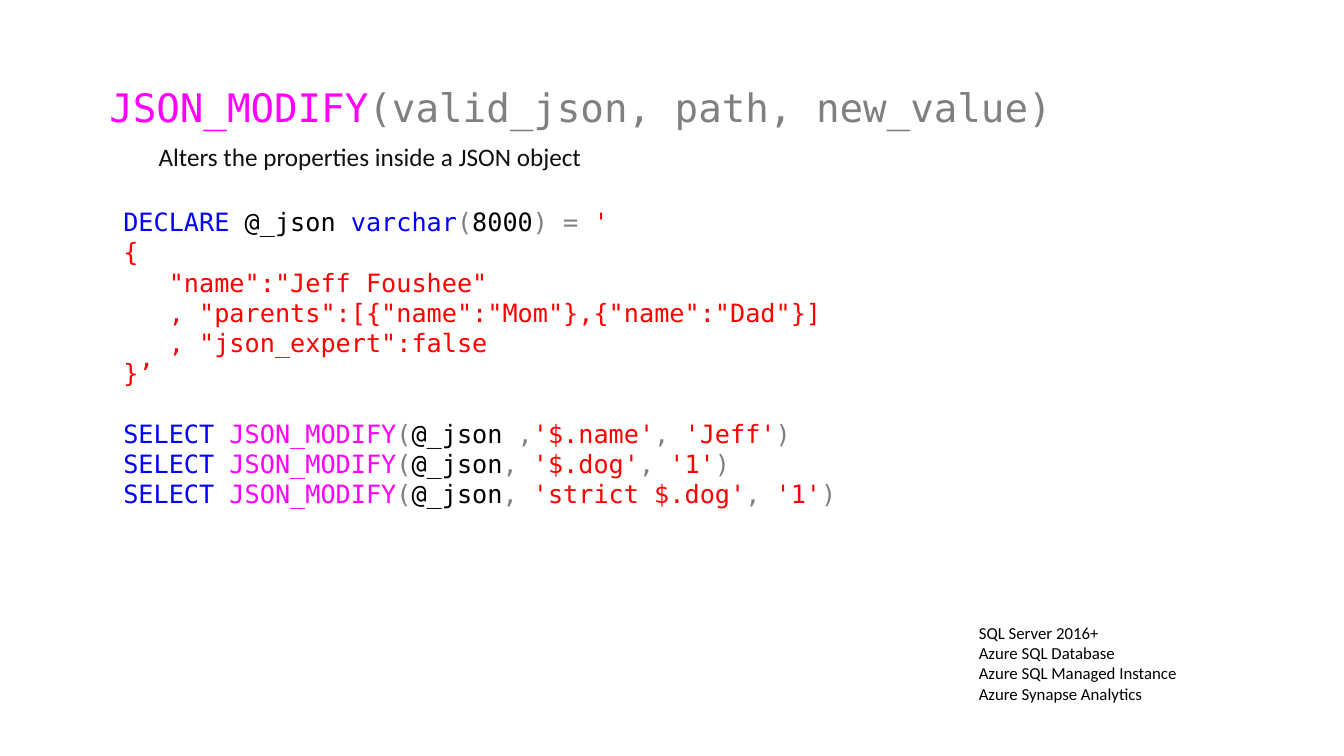
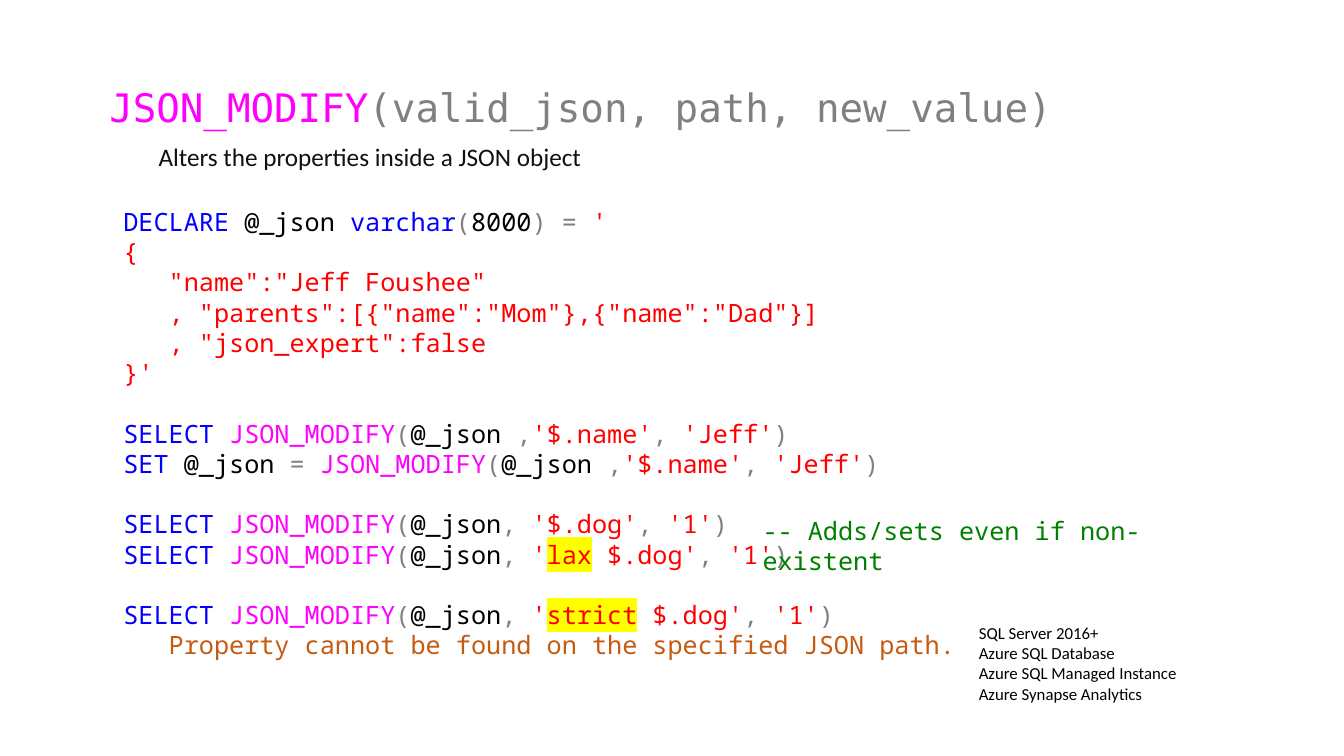
Before and after one commit to jbfoushee/MyPresentations, a slide deck: slide 56 of TSQL_JSON_Operators/TSQL_JSON_Operators.pptx (slide 14 before the commit). Drawn at 1344x756 pixels with LibreOffice and Linux fonts; fonts in the diff are those of the drawing. Boxes give left, top, right and bottom in pixels: in the first picture for what was removed or moved away, otherwise in the second. Text is boxed around its words. In the diff, an @@ line names an element or a change of style, - is before the commit and + after.

```diff
--- a/TSQL_JSON_Operators/TSQL_JSON_Operators.pptx
+++ b/TSQL_JSON_Operators/TSQL_JSON_Operators.pptx
@@ text at (x1=123, y1=212, x2=955, y2=660): text changed; font DejaVu Sans Mono to Noto Sans Mono @@
-}’
+}'
@@ text at (x1=123, y1=212, x2=833, y2=631): font DejaVu Sans Mono to Noto Sans Mono in "DECLARE @_json varchar(8000) = '", "{", ""name":"Jeff Foushee"", ", "parents":[{"name":"Mom"},{"name":"Dad"}]" and 4 more places; highlight none to #FFFF00 in "'strict" @@
@@ text at (x1=123, y1=453, x2=879, y2=479): paragraph added @@
+SET @_json = JSON_MODIFY(@_json ,'$.name', 'Jeff')
@@ text added at (x1=763, y1=520, x2=1140, y2=571), 18 pt, text #008000 @@
+-- Adds/sets even if non-existent
@@ text at (x1=123, y1=540, x2=788, y2=570): paragraph added @@
+SELECT JSON_MODIFY(@_json, 'lax $.dog', '1')
@@ text at (x1=169, y1=631, x2=955, y2=660): paragraph added @@
+Property cannot be found on the specified JSON path.
```
Also in this commit, not shown: 15 other slides changed, 47 slides added, 1 slide removed, 3 other files.
